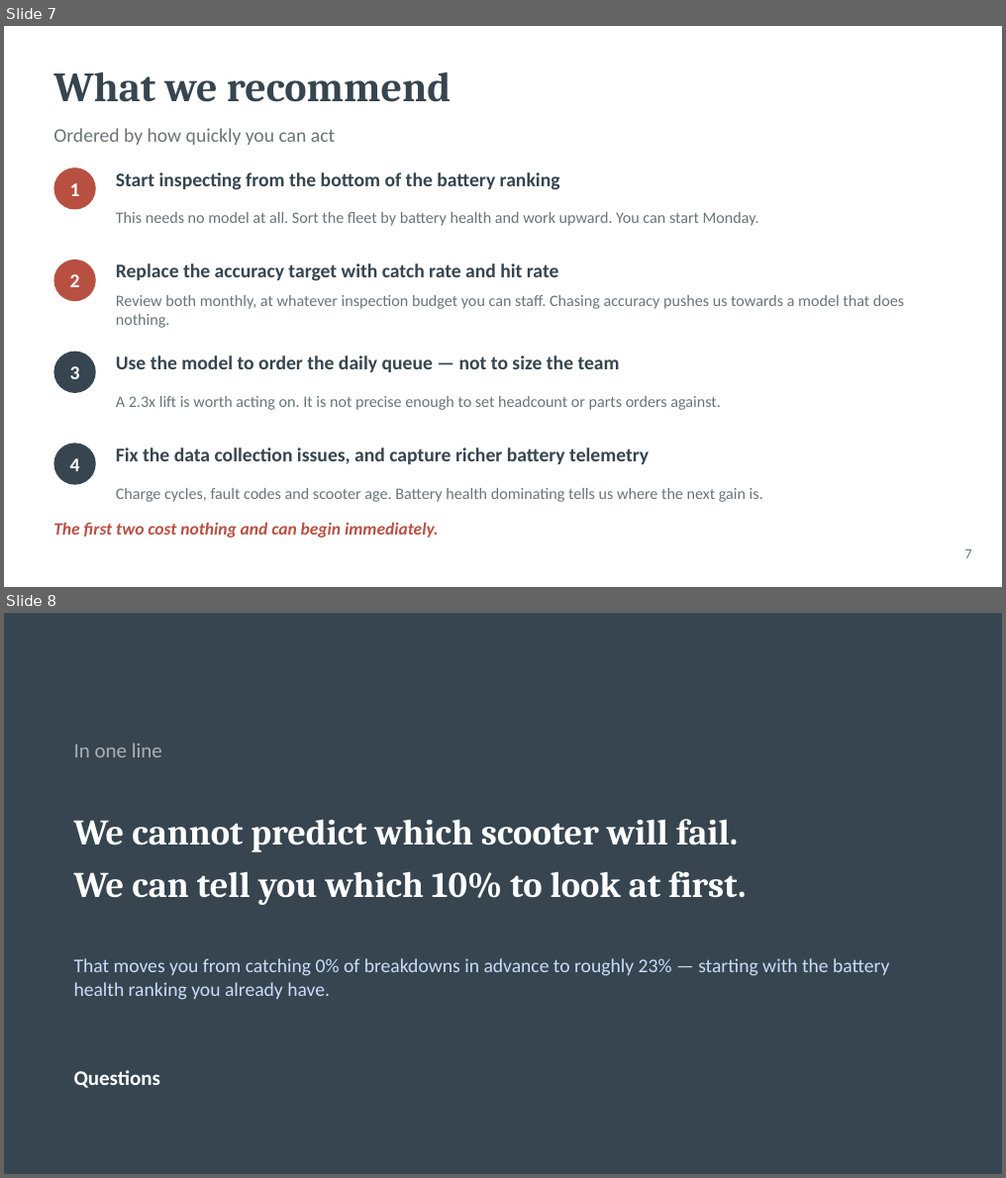
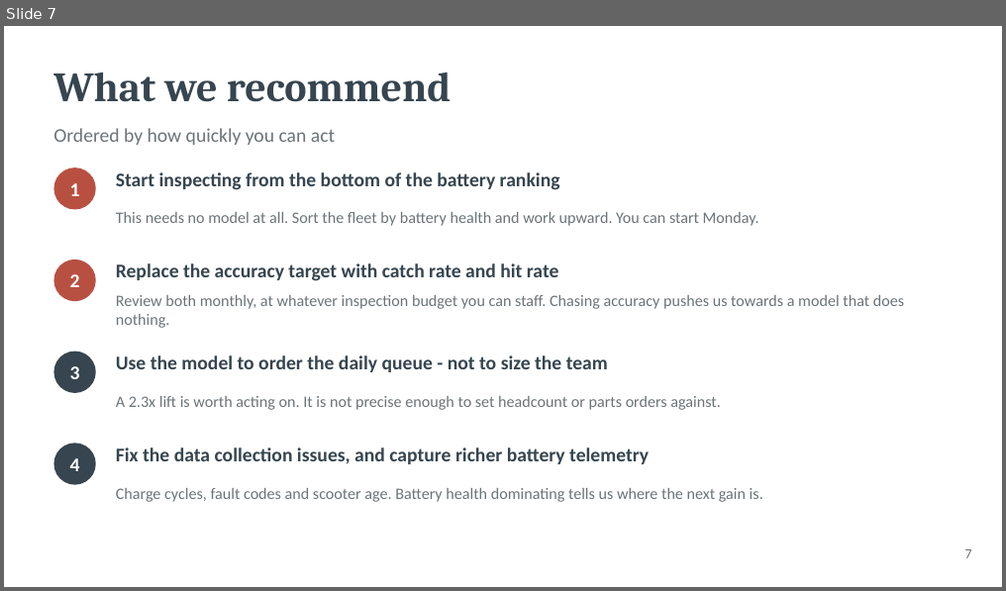
Before and after one commit to nikhilbansal034/pythontutedude, a slide deck: datacamp project/scooter_reliability_presentation.pptx. Shown one above the other, each under a label of ours: slides 7 and 8 before the commit, slide 7 after it. The pictures are 1006x1178 and 1006x591 pixels, drawn with LibreOffice and Linux fonts; fonts in the diff are those of the drawing. Boxes give left, top, right and bottom in pixels: in the first picture for what was removed or moved away, otherwise in the second. Text is boxed around its words. In the diff, an @@ line names an element or a change of style, - is before the commit and + after.

```diff
--- a/datacamp project/scooter_reliability_presentation.pptx
+++ b/datacamp project/scooter_reliability_presentation.pptx
@@ slide 8 removed at box(4, 613, 1002, 1174), background #36454F @@
@@ text removed at box(74, 743, 162, 758) @@
-In one line
@@ text removed at box(74, 819, 746, 905) @@
-We cannot predict which scooter will fail.
-We can tell you which 10% to look at first.
@@ text removed at box(74, 959, 889, 1000) @@
-That moves you from catching 0% of breakdowns in advance to roughly 23% — starting with the battery health ranking you already have.
@@ text removed at box(74, 1070, 160, 1088) @@
-Questions
@@ slide 7 changed as well @@
@@ text at box(116, 356, 608, 372): text changed @@
-Use the model to order the daily queue — not to size the team
+Use the model to order the daily queue - not to size the team
@@ text removed at box(54, 522, 438, 538) @@
-The first two cost nothing and can begin immediately.
```
Also in this commit, not shown: 6 other slides changed.
